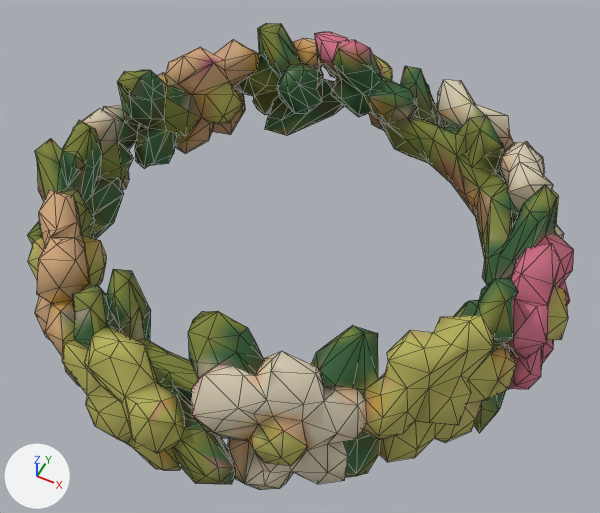
What one commit did to the glTF model public/models/hat-flowers.glb.
Camera for both pictures: a 50 mm lens placed at (0.475, -0.934, 1.082), pointed at (0.026, -0.037, -0.04). Lighting does not change. The marker at lower left points along +X, +Y and +Z. The older version comes first. Mesh edges are drawn as thin lines. Where no turn or scale is listed for an object, it has been applied to the vertices. Vertices at exactly the same position are counted once.

Objects in the first picture: 'tripo_node_ddba2118-1977-4163-a96a-dc3265acc76f'.
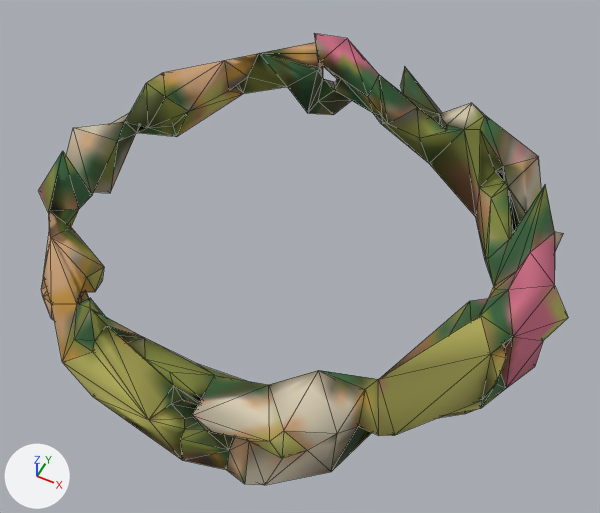
Where the newer file only moved an object's origin or applied its transform, the numbers keep the older frame.

Where the change shows, as pixel boxes (x1, y1, x2, y2) in the pictures (600 x 513 px):
```json
{"object": "tripo_node_ddba2118-1977-4163-a96a-dc3265acc76f", "change": "reshaped", "before": [27, 23, 574, 490], "after": [38, 33, 568, 485]}
{"part": 1, "of": "me_tripo_mesh_ddba2118_1977_4163_a96a_dc3265acc76f", "change": "deleted", "before": [27, 23, 574, 490]}
```

Scene script edits in JSON lines:
```json
{"block": "me_tripo_mesh_ddba2118_1977_4163_a96a_dc3265acc76f", "where": "# used by ob_tripo_node_ddba2118_1977_4163_a96a_dc3265acc76f; location = (0.0, 0.0, 0.0)"}
{"op": "remove", "block": "me_tripo_mesh_ddba2118_1977_4163_a96a_dc3265acc76f", "code": "me_tripo_mesh_ddba2118_1977_4163_a96a_dc3265acc76f.from_pydata(...)  # 1404 vertices, 2936 faces; spans x -0.496..0.496, y -0.5..0.5, z -0.152..0.152"}
{"op": "add", "block": "me_tripo_mesh_ddba2118_1977_4163_a96a_dc3265acc76f", "code": "me_tripo_mesh_ddba2118_1977_4163_a96a_dc3265acc76f.from_pydata(...)  # 294 vertices, 696 faces; spans x -0.468..0.494, y -0.487..0.487, z -0.152..0.152"}
{"block": "me_tripo_mesh_ddba2118_1977_4163_a96a_dc3265acc76f", "change": "me_tripo_mesh_ddba2118_1977_4163_a96a_dc3265acc76f part 1: 1110 vertices removed from x -0.496..0.496, y -0.5..0.5, z -0.145..0.152"}
```
